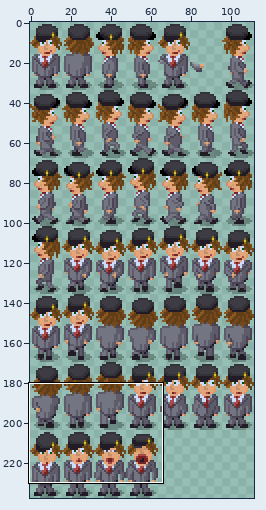
Two states of a sprite sheet, src/game/sprites/data/cfe-reb.png. The picture above shows the old version from afar; the outline marks the close-up.
Close-up. Earlier state:
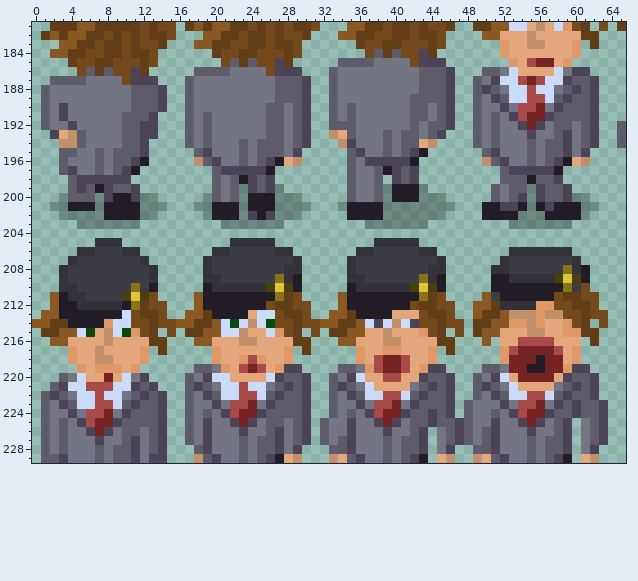
The file is 112x238 pixels. Colours within 5 levels of each other are drawn and written as one. Shown: x 0..65, y 181..229. The commit also changed other parts of the picture, which this record leaves out.
New version:
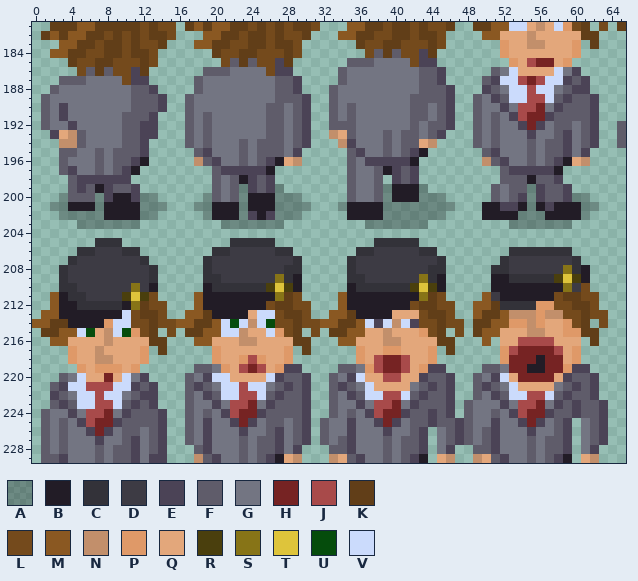
Palette (. is transparent): A #00000046  B #221c26  C #333239  D #3d3b44  E #4b4356  F #5f5c6a  G #737582  H #762323  J #a84a4a  K #613e18  L #744a1c  M #8a5822  N #c28f6b  P #df9968  Q #e3a77b  R #4a3f0d  S #877417  T #dec43b  U #054c0c  V #cbdbfc
What changed:
@@ x 0..65 @@
 184 ..MMKKLLKKLKKL......KLLKKLLLKL.......LFKFLLEK.......PQQQQQQQP.....
-185 ....KLLKKLLLKL.......LFKFLLEK.....FFFFGGGGLEEE.......PQJHHQP......
-186 .....LFKFLLEK.....FFFFGGGGLEEE...FGGGGGGGGGFFFE...FFGVQQQQVGEE....
-187 ..FFFFGGGGLEEE...FGGGGGGGGGFFFE..FGGGGGGGGGFFFE..FGEVVJHJVVEFFE...
-188 .FGGGGGGGGGFFFE..FGGGGGGGGGFFFE..FGGGGGGGGGFFFE..FEFGVVJVVGFEFE...
+185 ....KLLKKLLLKL.......LFKFLLEK......FFFGGGGLEE........PQJHHQP......
+186 .....LFKFLLEK......FFFGGGGLEE.....FGGGGGGGGFFE.....FGVQQQQVGE.....
+187 ...FFFGGGGLEE.....FGGGGGGGGFFE....FGGGGGGGGFFE....FEVVJHJVVEFE....
+188 ..FGGGGGGGGFFE....FGGGGGGGGFFE...FGGGGGGGGGFFFE...EFGVVJVVGFEE....
 189 .FGGGGGGGGGFFFE..FGGGGGGGGGFFFE..FGGGGGGGGFFFFE..FGEFVVJJVFEFFE...
@@ x 0..16 @@
 221 ..FEVVJJJVVEFE...
-222 .FEFGVVJVVGFEFE..
-223 .FGEFVVJJVFEFFE..
+222 ..EFGVVJVVGFEE...
+223 ..FEFVVJJVFEFE...
 224 .FGGEGJJHGEFFFE..
Changed places in both close-ups, as pixel boxes (x1, y1, x2, y2):
changed: (293, 58, 347, 94)
changed: (437, 58, 491, 94)
changed: (149, 67, 203, 94)
changed: (581, 67, 599, 94)
changed: (41, 76, 59, 94)
changed: (41, 391, 59, 409)
changed: (149, 391, 167, 409)
